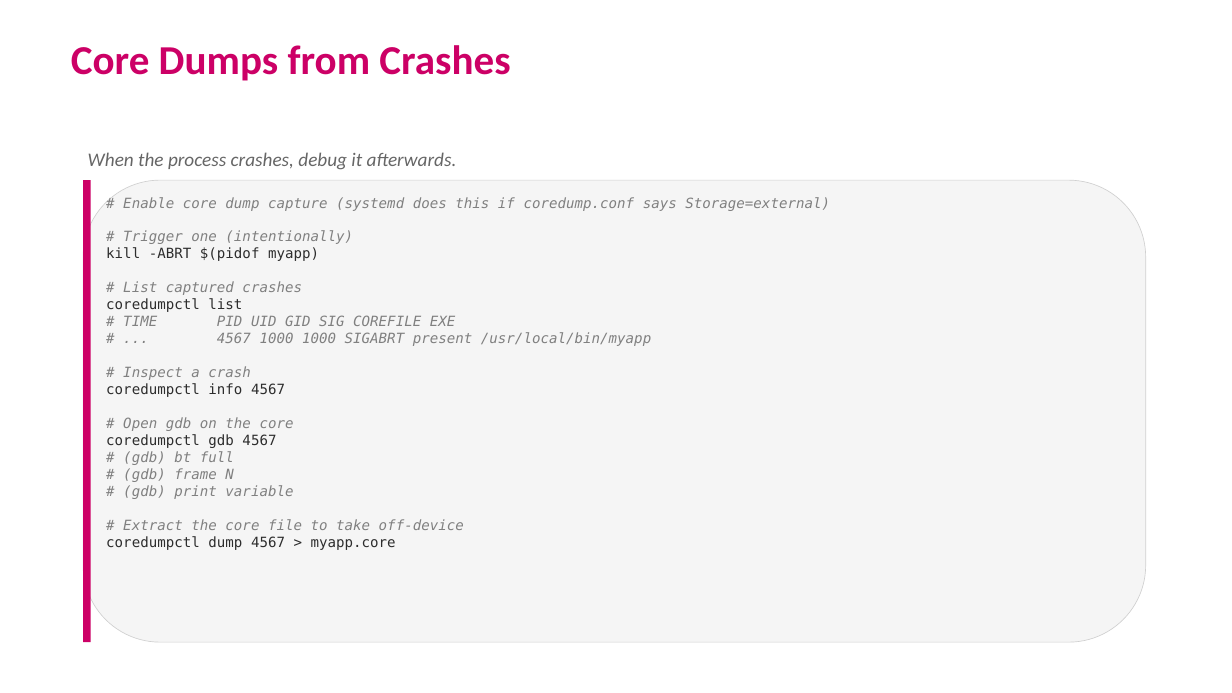
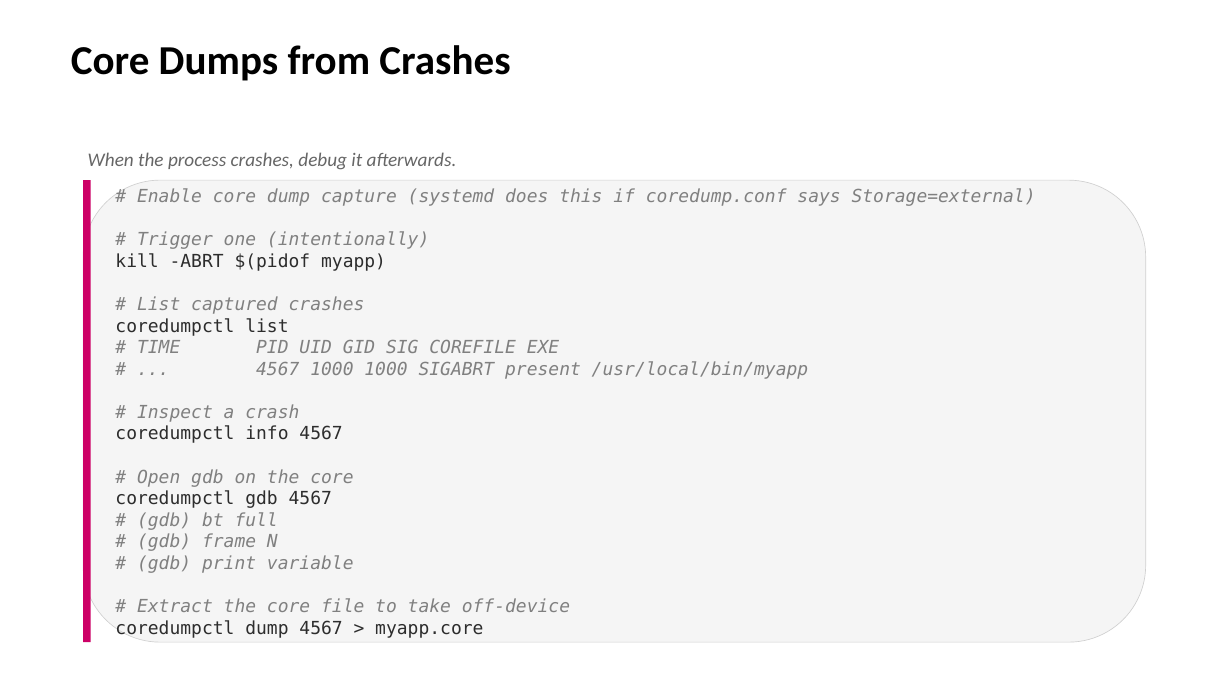
Before and after one commit to EmertxeInfoTech/Allegion-Training-Materials, a slide deck: slide 8 of yocto_training_all_session_decks/session_decks/D4S4_App_Deploy_Debug.pptx. Drawn at 1232x693 pixels with LibreOffice and Linux fonts; fonts in the diff are those of the drawing; background and template pictures are left out. Boxes give left, top, right and bottom in pixels: in the first picture for what was removed or moved away, otherwise in the second. Text is boxed around its words. In the diff, an @@ line names an element or a change of style, - is before the commit and + after.

```diff
--- a/yocto_training_all_session_decks/session_decks/D4S4_App_Deploy_Debug.pptx
+++ b/yocto_training_all_session_decks/session_decks/D4S4_App_Deploy_Debug.pptx
@@ title "Core Dumps from Crashes" at [71, 45, 510, 81]: text colour #CC0066 to #000000 @@
@@ text "# Enable core dump capture ...": place and size @@
-text "# Enable core dump capture ..." at [106, 197, 830, 550]
+text "# Enable core dump capture ..." at [115, 188, 1036, 638]
@@ text "# Enable core dump capture ..." at [115, 188, 1036, 638]: size 11 to 14 pt @@
```
Also in this commit, not shown: 9 other slides changed, 28 other files.
